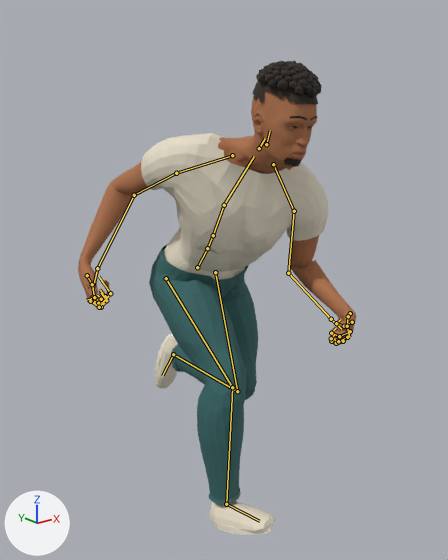
A saved change to the glTF model public/assets/reference_character.glb.
The view is the same before and after, from a 50 mm lens placed at (-1.243, -1.715, 1.551), pointed at (0.021, -0.135, 0.919). The axes (+X, +Y, +Z) are drawn at lower left. The lights are the same throughout. The first picture is the older version. Both versions are drawn at frame 8 of the action 'Run'; the numbers are the values there. The bones that change, and the others that lie on the model, are drawn over the model as lines.

In view in the first picture: 'Reference_Character'.
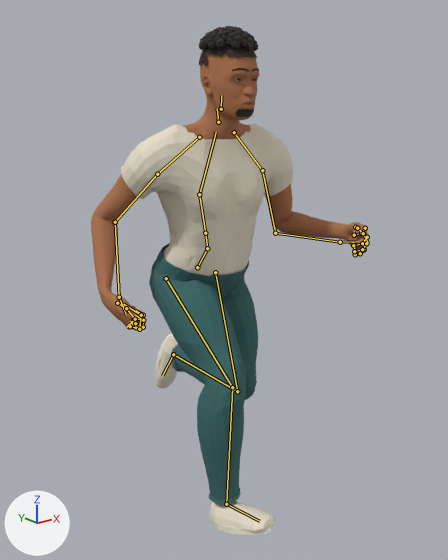
Where the change shows, as pixel boxes (x1, y1, x2, y2) in the pictures (448 x 560 px):
'Reference_Character', posed (7% taller): before (78, 61, 356, 535); after (91, 26, 369, 535)
bone 'mixamorig:Spine', root to tip: before (207, 248) to (213, 235); after (207, 248) to (205, 233)
bone 'mixamorig:Spine1', root to tip: before (213, 235) to (224, 205); after (205, 233) to (199, 194)
bone 'mixamorig:Spine2', root to tip: before (224, 205) to (254, 156); after (199, 194) to (216, 132)
bone 'mixamorig:LeftShoulder', root to tip: before (273, 164) to (294, 211); after (234, 132) to (262, 170)
bone 'mixamorig:LeftArm', root to tip: before (294, 211) to (288, 273); after (262, 170) to (275, 233)
bone 'mixamorig:Neck', root to tip: before (259, 148) to (265, 138); after (218, 122) to (217, 108)
bone 'mixamorig:Head', root to tip: before (266, 144) to (270, 130); after (221, 109) to (221, 95)
bone 'mixamorig:RightShoulder', root to tip: before (232, 155) to (176, 173); after (199, 137) to (157, 174)

What the commit changed:
Bone 'mixamorig:Spine' (bone_mixamorig_spine) turns from (22, 0, -1) to (-17, -1, 4) degrees about its own x, y and z.
Bone 'mixamorig:Spine1' (bone_mixamorig_spine1) turns from (9, -8, 6) to (4, -3, 1) degrees about its own x, y and z.
Bone 'mixamorig:Spine2' (bone_mixamorig_spine2) turns from (-24, -22, 10) to (3, -6, 0) degrees about its own x, y and z.
Bone 'mixamorig:LeftShoulder' (bone_mixamorig_leftshoulder) turns from (1, 1, 1) to (0, 0, 0) degrees about its own x, y and z.
Bone 'mixamorig:LeftArm' (bone_mixamorig_leftarm) turns from (17, 22, -5) to (17, 23, -5) degrees about its own x, y and z.
Bone 'mixamorig:Neck' (bone_mixamorig_neck) turns from (30, 14, 8) to (-8, 6, 2) degrees about its own x, y and z.
Bone 'mixamorig:Head' (bone_mixamorig_head) turns from (-46, 13, -10) to (-2, 2, 0) degrees about its own x, y and z.
Bone 'mixamorig:RightShoulder' (bone_mixamorig_rightshoulder) turns from (-1, 1, 1) to (0, 0, 0) degrees about its own x, y and z.
